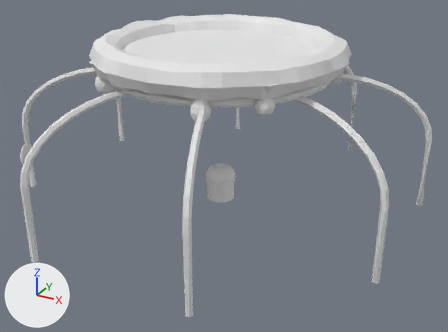
The FBX model shared/modeling-kit/out/goo_jar_trim_4_top.fbx, before and after one commit.
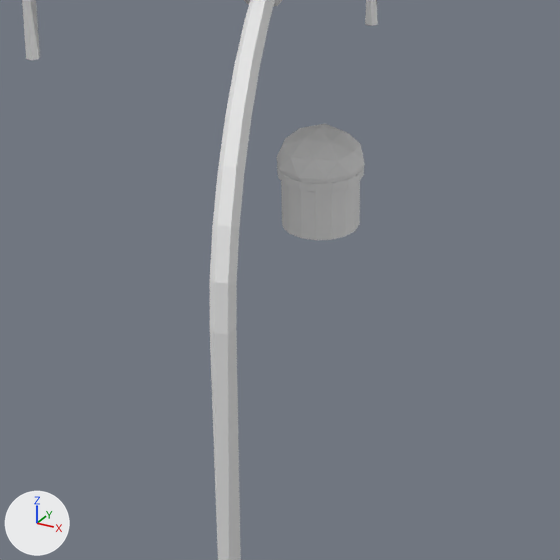
Each version is shown whole from a 50 mm camera at (30.5, -54.4, 31.0) aimed at (1.3, -1.3, 4.5), then close up on the part from 25% to 68% of the width and 36% to 94% of the height. Every picture has the same lights, and +X, +Y and +Z are marked at lower left. The older version's two pictures come first.

In view in the first close-up: 'goo_jar_trim_4_top'.
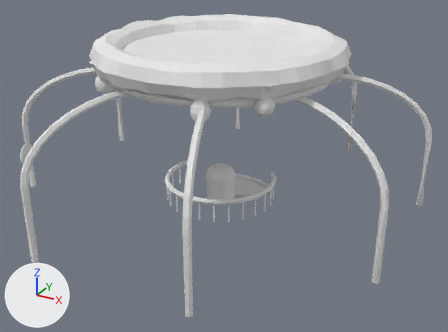
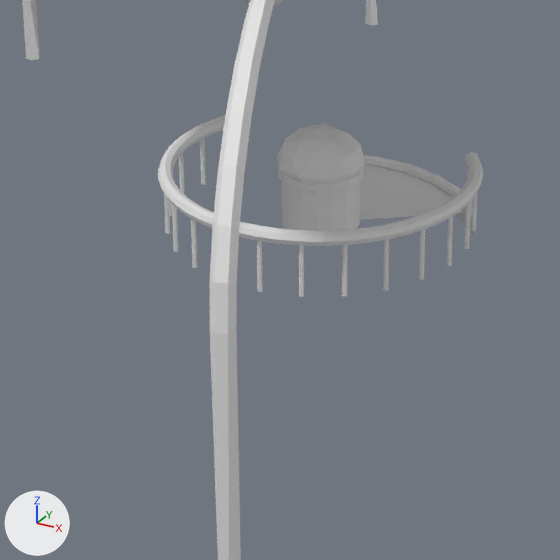
The newer file is also turned or shifted as a whole; pictures and numbers use the older file's frame.

What the commit changed:
me_goo_jar_trim_4_top is used by ob_goo_jar_trim_4_top; location (0.0, 0.0, 0.0).
me_goo_jar_trim_4_top had 3004 vertices, 3330 faces and spanned x -20.5..20.5, y -20.4..20.4, z 0.0..18.2.
me_goo_jar_trim_4_top now has 3580 vertices, 3799 faces and spans x -20.5..20.5, y -20.4..20.4, z -1.0..18.2.
me_goo_jar_trim_4_top part 1: a new loose piece, a 6-sided cylinder along z spanning x 5.49..5.64, y 2.15..2.33, z 0.0..2.3, in mat_goo_jar_trim_4_top_vcol (white #e7e7e7).
me_goo_jar_trim_4_top part 2: a new loose piece, a 6-sided cylinder along z spanning x 5.88..6.04, y 0.67..0.85, z 0.0..2.3, in mat_goo_jar_trim_4_top_vcol (white #e7e7e7).
me_goo_jar_trim_4_top part 3: a new loose piece, a 6-sided cylinder along z spanning x 5.88..6.04, y -0.85..-0.67, z 0.0..2.3, in mat_goo_jar_trim_4_top_vcol (white #e7e7e7).
me_goo_jar_trim_4_top part 4: a new loose piece, a 6-sided cylinder along z spanning x 5.49..5.64, y -2.33..-2.15, z 0.0..2.3, in mat_goo_jar_trim_4_top_vcol (white #e7e7e7).
me_goo_jar_trim_4_top part 5: a new loose piece, a 6-sided cylinder along z spanning x 4.72..4.88, y -3.65..-3.47, z 0.0..2.3, in mat_goo_jar_trim_4_top_vcol (white #e7e7e7).
me_goo_jar_trim_4_top part 6: a new loose piece, a 6-sided cylinder along z spanning x 3.64..3.8, y -4.73..-4.55, z 0.0..2.3, in mat_goo_jar_trim_4_top_vcol (white #e7e7e7).
me_goo_jar_trim_4_top part 7: a new loose piece, a 6-sided cylinder along z spanning x 2.32..2.48, y -5.49..-5.31, z 0.0..2.3, in mat_goo_jar_trim_4_top_vcol (white #e7e7e7).
me_goo_jar_trim_4_top part 8: a new loose piece, a 6-sided cylinder along z spanning x 0.85..1.0, y -5.89..-5.71, z 0.0..2.3, in mat_goo_jar_trim_4_top_vcol (white #e7e7e7).
me_goo_jar_trim_4_top part 9: a new loose piece, a 6-sided cylinder along z spanning x -2.16..-2.0, y -5.49..-5.31, z 0.0..2.3, in mat_goo_jar_trim_4_top_vcol (white #e7e7e7).
me_goo_jar_trim_4_top part 10: a new loose piece, a 6-sided cylinder along z spanning x -3.48..-3.32, y -4.73..-4.55, z 0.0..2.3, in mat_goo_jar_trim_4_top_vcol (white #e7e7e7).
me_goo_jar_trim_4_top part 11: a new loose piece, a 6-sided cylinder along z spanning x -4.56..-4.4, y -3.65..-3.47, z 0.0..2.3, in mat_goo_jar_trim_4_top_vcol (white #e7e7e7).
me_goo_jar_trim_4_top part 12: a new loose piece, a 6-sided cylinder along z spanning x -5.32..-5.17, y -2.33..-2.15, z 0.0..2.3, in mat_goo_jar_trim_4_top_vcol (white #e7e7e7).
me_goo_jar_trim_4_top part 13: a new loose piece, a 6-sided cylinder along z spanning x -5.72..-5.56, y -0.85..-0.67, z 0.0..2.3, in mat_goo_jar_trim_4_top_vcol (white #e7e7e7).
me_goo_jar_trim_4_top part 14: a new loose piece, a 6-sided cylinder along z spanning x -5.72..-5.56, y 0.67..0.85, z 0.0..2.3, in mat_goo_jar_trim_4_top_vcol (white #e7e7e7).
me_goo_jar_trim_4_top part 15: a new loose piece of 264 vertices spanning x -6.0..6.3, y -6.1..3.7, z 2.0..2.6, in mat_goo_jar_trim_4_top_vcol (white #e7e7e7).
me_goo_jar_trim_4_top part 16: a new loose piece of 48 vertices spanning x -2.2..5.0, y 3.4..6.1, z -0.2..0.3, in mat_goo_jar_trim_4_top_vcol (white #e7e7e7).
me_goo_jar_trim_4_top part 17: a new loose piece of 36 vertices spanning x -2.1..4.9, y 0.9..6.0, z -1.0..0.0, in mat_goo_jar_trim_4_top_vcol (white #e7e7e7).
Other edits to the shape of me_goo_jar_trim_4_top do not show in these pictures.

Location of each change, [x1, y1, x2, y2] in pixels of the close-ups (560 x 560 px):
'goo_jar_trim_4_top', reshaped
    before: [22, 0, 378, 560]
    after: [22, 0, 483, 560]
part 1 of me_goo_jar_trim_4_top, added
    after: [471, 193, 477, 231]
part 2 of me_goo_jar_trim_4_top, added
    after: [464, 201, 471, 249]
part 3 of me_goo_jar_trim_4_top, added
    after: [447, 216, 453, 266]
part 4 of me_goo_jar_trim_4_top, added
    after: [419, 229, 425, 280]
part 5 of me_goo_jar_trim_4_top, added
    after: [383, 239, 389, 291]
part 6 of me_goo_jar_trim_4_top, added
    after: [342, 245, 348, 297]
part 7 of me_goo_jar_trim_4_top, added
    after: [299, 245, 304, 297]
part 8 of me_goo_jar_trim_4_top, added
    after: [257, 241, 263, 292]
part 9 of me_goo_jar_trim_4_top, added
    after: [191, 219, 197, 268]
part 10 of me_goo_jar_trim_4_top, added
    after: [172, 204, 179, 252]
part 11 of me_goo_jar_trim_4_top, added
    after: [164, 194, 170, 234]
part 12 of me_goo_jar_trim_4_top, added
    after: [169, 201, 172, 216]
part 13 of me_goo_jar_trim_4_top, added (mostly hidden)
    after: [179, 154, 185, 195]
part 14 of me_goo_jar_trim_4_top, added
    after: [200, 139, 206, 185]
part 15 of me_goo_jar_trim_4_top, added
    after: [158, 115, 483, 246]
part 16 of me_goo_jar_trim_4_top, added
    after: [363, 155, 472, 217]
part 17 of me_goo_jar_trim_4_top, added
    after: [360, 164, 473, 235]
